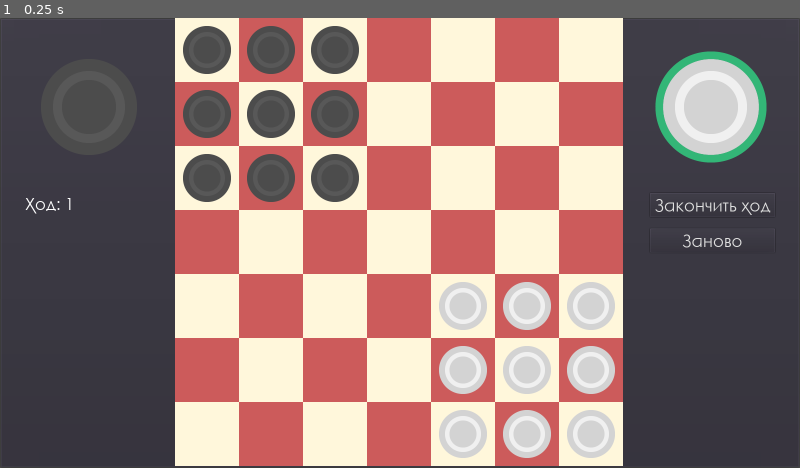
Above: before the commit, frame 1.
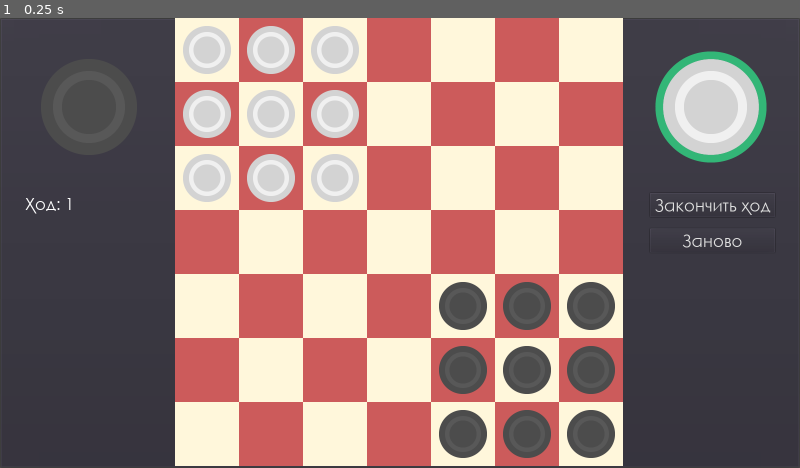
Above: after the commit, the same moment.

Repository: Shineglow/Junior_Chalange_Stage2
Game: Godot game, scene res://Default_Scene.tscn
Same seed, same stepped clock (60 frames per second), same inputs: the game is played once before the commit and once after it.
Inputs:
- Up to frame 1 (0.25 s): no input

The runs differ from the first frame. In frame 1, 9.3% of the frame differs, in the area x 22-77%, y 1-98%.

Commit message:
temp changes. delete at home

Diff:
--- a/game/logic/bot.gd
+++ b/game/logic/bot.gd
@@ -1,5 +1,6 @@
 extends "res://logic/field_activs.gd"
 
+class_name Bot, "res://logic/bot.gd"
 # нужно определить возможные ходы для имеющихся шашек
 # критериями выбора могут быть:
 #               ход должен совершаться в направлении угла соперника
--- a/game/logic/checker.gd
+++ b/game/logic/checker.gd
@@ -18,7 +18,6 @@
 	is_selected = value
 	_selected.visible = value
 
-var player_owner
 signal on_checker_click(checker)
 
 func _ready():
@@ -31,10 +30,9 @@
 			BUTTON_LEFT:
 				emit_signal("on_checker_click", self)
 
-func checker_init(tex_id, position, min_size, player_owner):
+func checker_init(tex_id, position, min_size):
 	_selected.visible = false
 	_checker_texture.texture = textures[tex_id]
 	rect_min_size = min_size
 	rect_size = min_size
 	self.position = position
-	self.player_owner = player_owner
--- a/game/logic/field.gd
+++ b/game/logic/field.gd
@@ -26,7 +26,6 @@
 	func _get_lenght(vec: Vector2):
 		return sqrt(vec.x*vec.x + vec.y*vec.y)
 
-
 class_name Field, "res://logic/field.gd"
 
 var CELL_TEMPLATE = preload("res://Interface/Cell.tscn")
@@ -37,6 +36,7 @@
 
 var field = []
 var size: int
+var corner_size: int
 
 var checkers = []
 var active_checker: Checker
@@ -49,10 +49,18 @@
 signal on_checker_click(checker)
 signal try_move()
 
-func init_field(new_field_size):
+func init_field(new_field_size, corner_size):
+	if new_field_size < 7:
+		new_field_size = 7
+	if corner_size < 0 or corner_size*2 > new_field_size:
+		corner_size = round(new_field_size/2)
+
+	size = new_field_size
+	self.corner_size = corner_size
+
 	is_already_move = false
 
-	generate_field(new_field_size)
+	generate_field(size)
 
 	ghost_checker.modulate = Color(1,1,1, 0.5)
 	ghost_checker.visible = false
@@ -137,14 +145,14 @@
 			else:
 				cell.set_color(Color.indianred)
 
-func spawn_checkers(player_owner: field_activs, texture_id: int):
+func spawn_checkers(corner_start_position: Vector2, texture_id: int):
 	var checkers = []
 	for y in 3:
 		for x in 3:
 			var a = CHECKER_TEMPLATE.instance()
 			checkers.append(a)
 			_checkers_vision.add_child(a)
-			a.checker_init(texture_id, player_owner.start+Vector2(x,y), (field[0][0] as Cell).rect_min_size, player_owner)
+			a.checker_init(texture_id, corner_start_position+Vector2(x,y), (field[0][0] as Cell).rect_min_size)
 			(field[a.position.y][a.position.x] as Cell).checker_on_cell = a
 			(field[a.position.y][a.position.x] as Cell).is_checker_contain = true
 			a.connect("on_checker_click",self, "checker_pressed")
@@ -173,7 +181,7 @@
 		for x in y:
 			(x as Cell).reset()
 
-func reset_checkers_of_player(player: field_activs):
+func reset_checkers_of_player(player):
 	var i = 0
 	for y in 3:
 		for x in 3:
@@ -183,3 +191,9 @@
 			field[pos.y][pos.x].checker_on_cell = che
 			field[pos.y][pos.x].is_checker_contain = true
 			i+=1
+
+func dehighlight_field():
+	for i in field:
+		for y in i:
+			y.highlight(false)
+			y.path_clear()
--- a/game/logic/field_activs.gd
+++ b/game/logic/field_activs.gd
@@ -2,17 +2,19 @@
 
 class_name field_activs, "res://logic/field_activs.gd"
 
+var path_finder: Path_finder
+
 var start: Vector2 # позиция на поле из которой будут генерироваться шашки
-var checkers
+var checkers = []
 
-func _ready():
+func check_checker_moves(checker: Checker):
+	return path_finder.find_moves_from_checker(checker.position)
+
+func take_turn():
 	pass
 
-func checker_select():
+func turn():
 	pass
 
-func checker_move(cell: Vector2):
+func pass_turn():
 	pass
-
-func check_checker_turns(checker: Checker):
-	pass
--- a/game/logic/game.gd
+++ b/game/logic/game.gd
@@ -1,11 +1,9 @@
 extends Node
-
-enum {CELL_SIZE,MAP_SIZE}
-var _parameters = [128,7]
 
 onready var field = $Alternative_Interface/desk
 onready var _interface_manager = $Alternative_Interface
 onready var _player_instance = preload("res://logic/player.gd")
+onready var _bot_instance = preload("res://logic/bot.gd")
 
 onready var _move_checker = load("res://logic/move_checker.gd")
 
@@ -15,12 +13,12 @@
 var oponent: field_activs
 
 var field_size = 7
-var checkers_size = 3
+var corner_size = 3
 
 var path_finder: Path_finder
 
 func _ready():
-	start_new_game()
+	start_new_game(field_size, corner_size)
 
 func end_turn():
 	if field.is_already_move:
@@ -59,33 +57,53 @@
 	oponent = _player1
 	_interface_manager.set_winscreen_visibility(false)
 
-func start_new_game():
-	field.init_field(field_size)
-	path_finder = Path_finder.new()
+func start_new_game(new_field_size, new_corner_size):
+	field.init_field(field_size, new_corner_size)
 
 	field.connect("on_checker_click",self,"checker_click_result")
 	_interface_manager.connect("on_end_turn_click", self, "end_turn")
 	_interface_manager.connect("on_restart_click", self, "restart")
 	_interface_manager.connect("on_exit_click", self, "game_quit")
 
-	_player1 = _player_instance.new()
-	_player2 = _player_instance.new()
 
-	_player1.name = "Black"
-	_player2.name = "White"
 
-	_player1.start = Vector2(0, 0)
-	_player2.start = Vector2(field_size-checkers_size, field_size-checkers_size)
+	_player2 = init_bot(Vector2(0,0), 1)
+	oponent = _player2
 
-	_player1.checkers = field.spawn_checkers(_player1, 0)
-	_player2.checkers = field.spawn_checkers(_player2, 1)
+	var corner_pos = field_size - corner_size
+	_player1 = init_player("White", Vector2(corner_pos, corner_pos), 0)
+	current_player = _player1
 
-	current_player = _player2
-	oponent = _player1
+
+	_player1.path_finder = Path_finder.new(field)
+	_player2.path_finder = Path_finder.new(field)
+
+func init_player(name, corner_start_pos, checkers_color):
+	var player = _player_instance.new()
+	player.name = name
+	player.start = corner_start_pos
+	player.checkers = field.spawn_checkers(corner_start_pos, checkers_color)
+	player.path_finder = Path_finder.new(field)
+	return player
+
+func init_bot(corner_start_pos,checkers_color):
+	var bot = _bot_instance.new()
+	bot.name = "Bot"
+	bot.start = corner_start_pos
+	bot.checkers = field.spawn_checkers(corner_start_pos, checkers_color)
+	bot.path_finder = Path_finder.new(field)
+	return bot
 
 func checker_click_result(checker):
-	if current_player == checker.player_owner:
-		if !field.is_already_move:
+	if current_player.checker_recognition(checker):
+		if field.active_checker != checker:
+			field.dehighlight_field()
+			current_player.show_moves(checker)
+		else:
+			field.dehighlight_field()
+
+func get_moves(checker):
+	if !field.is_already_move:
 			field.select_checker_logic(checker)
 			path_finder.set_new(field)
 			path_finder.find_moves_from_checker(checker.position)
@@ -105,10 +123,6 @@
 				return false
 	return true
 
-func get_parameter(parameter):
-	if parameter >= 0 and parameter < _parameters.size():
-		return _parameters[parameter]
-
 func _input(event):
 	if event is InputEventKey and event.is_pressed():
 		if event.scancode == KEY_SPACE:
--- a/game/logic/move_checker.gd
+++ b/game/logic/move_checker.gd
@@ -12,25 +12,16 @@
 const _arround = [Vector2(-1, -1),Vector2(0, -1), Vector2(1, -1), Vector2(-1, 0),Vector2(1, 0),Vector2(-1, 1),Vector2(0, 1),Vector2(1, 1)]
 const _arrow_name = ["move_upleft","move_up","move_upright","move_left","move_right","move_downleft","move_down","move_downright","move_jump"]
 
-func set_new(field: Field):
+func _init(field: Field):
 	_field = field
 	_field_size = field.field.size()
 
-func clear_old():
-	for i in _field.field:
-		for y in i:
-			y.highlight(false)
-			y.path_clear()
-
 func find_moves_from_checker(checker_pos: Vector2):
-	clear_old()
-
-	if cell == checker_pos:
-		cell = null
-		return
-	cell = checker_pos
 	var jump_cells = _try_jump(checker_pos, 0)
 	var move_cells = _get_empty_cells_arround(checker_pos)
+
+	return jump_cells.append_array(move_cells)
+
 
 	for i in jump_cells:
 		(_field.field[i.y][i.x] as Cell).highlight(true)
@@ -46,6 +37,8 @@
 			var current_cell = (_field.field[cell_pos.y][cell_pos.x] as Cell)
 			if !current_cell.is_checker_contain:
 				current_cell.change_move_arrow(_arrow_name[i])
+				current_cell.path_lenght = 1
+				current_cell.previews_cell_pos = current
 				result_array.append(cell_pos)
 
 	return result_array
--- a/game/logic/player.gd
+++ b/game/logic/player.gd
@@ -1 +1,13 @@
 extends "res://logic/field_activs.gd"
+
+class_name Player, "res://logic/player.gd"
+
+signal highlight_cells(cells_positions)
+
+func checker_recognition(checker: Checker):
+	return checkers.find(checker) != -1
+
+
+func show_moves(checker):
+	var moves = check_checker_moves(checker)
+	emit_signal("highlight_cell")
--- a/game/project.godot
+++ b/game/project.godot
@@ -9,6 +9,11 @@
 config_version=4
 
 _global_script_classes=[ {
+"base": "Control",
+"class": "Bot",
+"language": "GDScript",
+"path": "res://logic/bot.gd"
+}, {
 "base": "Control",
 "class": "Cell",
 "language": "GDScript",
@@ -30,15 +35,22 @@
 "path": "res://logic/move_checker.gd"
 }, {
 "base": "Control",
+"class": "Player",
+"language": "GDScript",
+"path": "res://logic/player.gd"
+}, {
+"base": "Control",
 "class": "field_activs",
 "language": "GDScript",
 "path": "res://logic/field_activs.gd"
 } ]
 _global_script_class_icons={
+"Bot": "res://logic/bot.gd",
 "Cell": "res://logic/cell.gd",
 "Checker": "res://logic/checker.gd",
 "Field": "res://logic/field.gd",
 "Path_finder": "res://logic/move_checker.gd",
+"Player": "res://logic/player.gd",
 "field_activs": "res://logic/field_activs.gd"
 }
 
